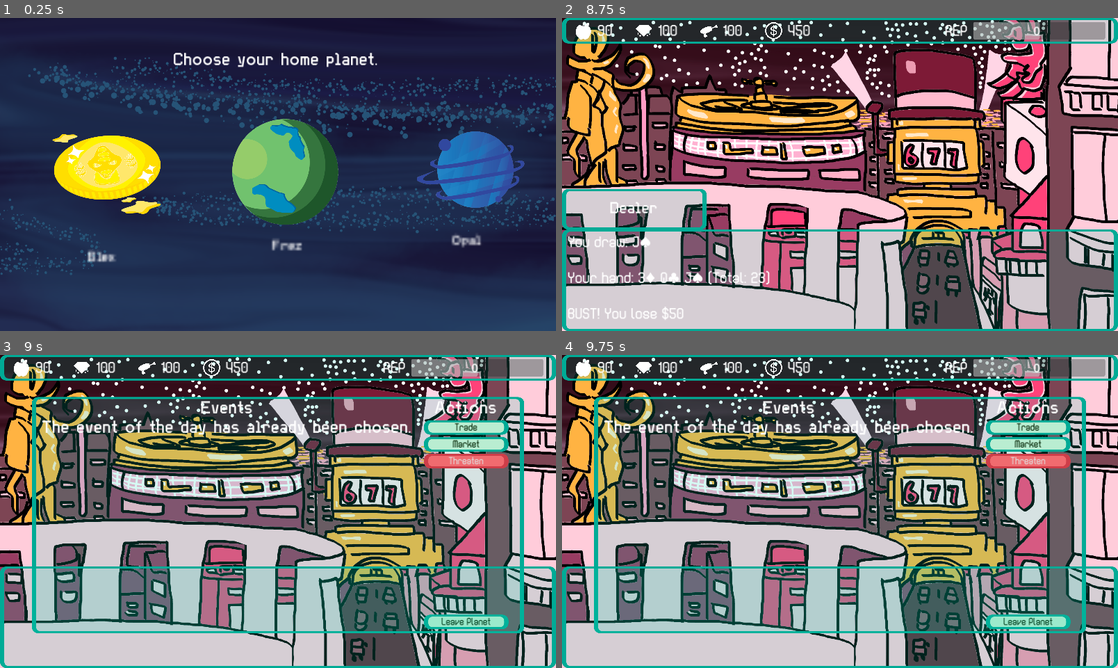
Above: before the commit, frames 1-4 (two rows, left to right).
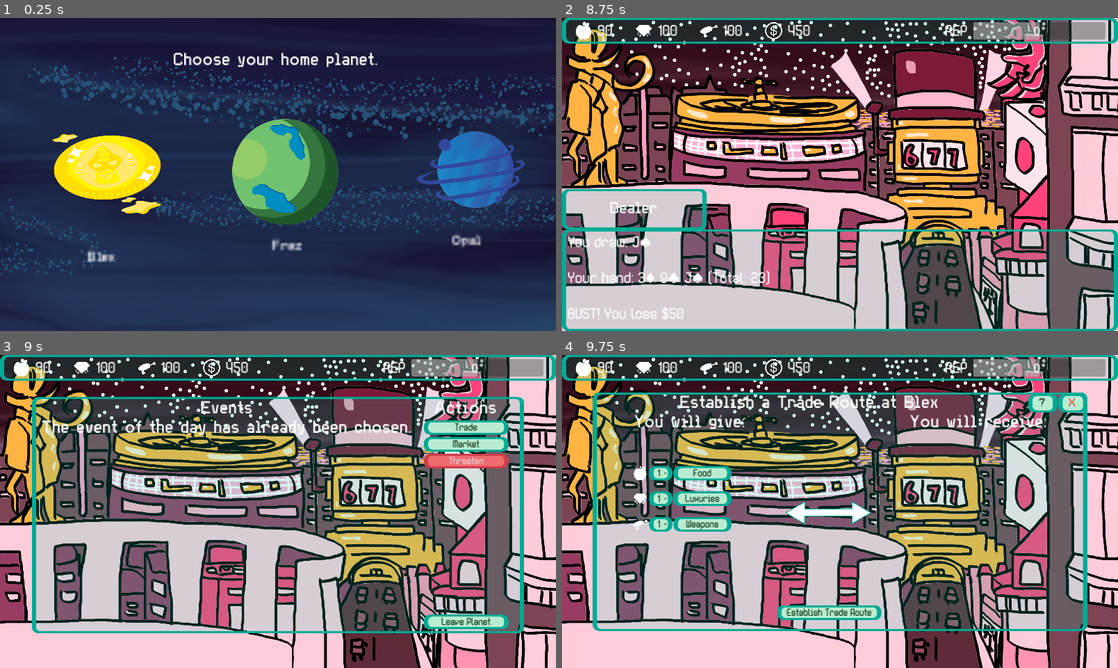
Above: after the commit, the same moments.

Repository: TheWorldisWatchingGameJam/TheWorldisWatching
Game: Godot game, scene res://Scenes/main.tscn
The game is run twice, just before and just after one commit, with the same random seed, the same clock (stepped at 60 frames per second) and the same inputs. The engine's default icon, where the game draws it, is replaced by a stand-in: a white triangle on a blue panel in a dark square.
Inputs (mouse positions are in pixels of both pictures, inside the frame that each line leads up to):
- Up to frame 1 (0.25 s): no input
- Up to frame 2 (8.75 s): tap Enter at 0.5, 4.25, 5.75 s; move the mouse to (667, 177) at 0.52 s; click (667, 177) at 0.67 s; tap Space at 1.25, 5, 6.5 s; move the mouse to (678, 177) at 1.27 s; click (678, 177) at 1.42 s; click "Travel to Blex" at 2 s; click "Play ($50)" at 2.75 s; click "Hit" at 3.5 s; move the mouse to (984, 49) at 4.27 s; click (984, 49) at 4.42 s; move the mouse to (717, 99) at 5.02 s; click (717, 99) at 5.17 s; move the mouse to (851, 52) at 5.77 s; click (851, 52) at 5.92 s; move the mouse to (595, 218) at 6.52 s; click (595, 218) at 6.67 s; move the mouse to (873, 143) at 7.27 s; click (873, 143) at 7.42 s; move the mouse to (895, 105) at 8.02 s; click (895, 105) at 8.17 s
- Up to frame 3 (9 s): move the mouse to (250, 574) at 8.77 s; click (250, 574) at 8.92 s
- Up to frame 4 (9.75 s): click "Trade" at 9.5 s

Frames 1-2 are identical in both runs. In frame 3, 26% of the frame differs, in the area x 0-100%, y 67-100%; in frame 4, 37%, in the area x 0-100%, y 12-100%.
Error in both runs: Invalid assignment of property or key 'texture' with value of type 'CompressedTexture2D' on a base object of type 'Nil'. (res://PlanetNode.gd:16)

Commit message:
close blackjack window

Diff:
--- a/TWIW/Scenes/planet_screen.gd
+++ b/TWIW/Scenes/planet_screen.gd
@@ -532,6 +532,7 @@
 		# Game over: wait for dialogue to finish, then clean up
 		if current_dialogue_window.has_signal("dialogueFinished"):
 			await current_dialogue_window.dialogueFinished
+		current_dialogue_window.hide()
 		blackjack_active = false
 		window.visible = true
 		emit_signal("eventChosen")
Not shown: 1 places in TWIW/Scripts/Resources/Planets/Blex.tres that only renumber resources
